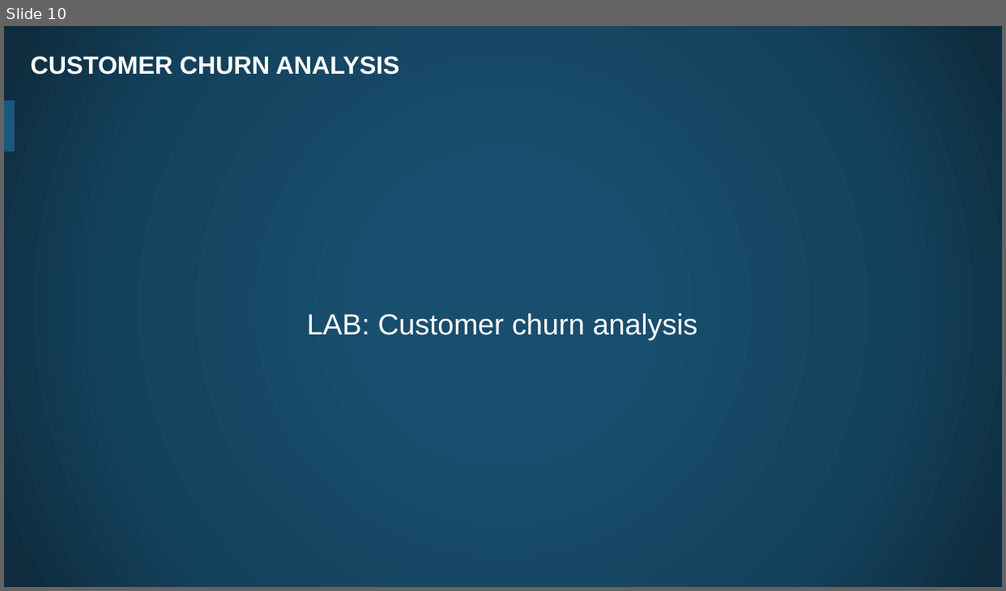
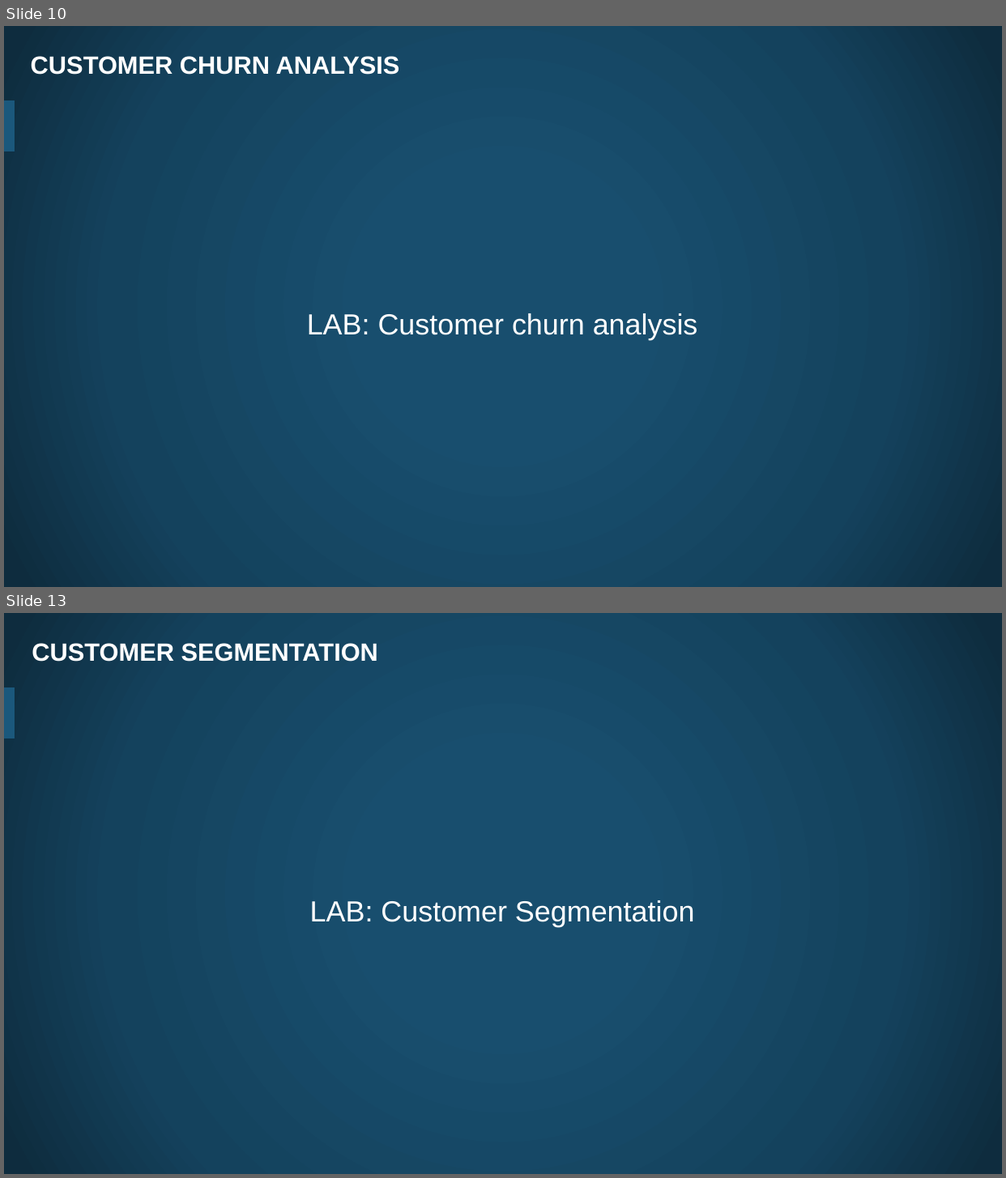
Before and after one commit to thehn/data-analytics-with-spark, a slide deck: slides/06. Spark Machine Learning - Labs Practice.pptx. Shown one above the other, each under a label of ours: slide 10 before the commit, slides 10 and 13 after it; the slides between them are not shown. The pictures are 1006x591 and 1006x1178 pixels, drawn with LibreOffice and Linux fonts; fonts in the diff are those of the drawing; background and template pictures are left out. Boxes give left, top, right and bottom in pixels: in the first picture for what was removed or moved away, otherwise in the second. Text is boxed around its words. In the diff, an @@ line names an element or a change of style, - is before the commit and + after.

```diff
--- a/slides/06. Spark Machine Learning - Labs Practice.pptx
+++ b/slides/06. Spark Machine Learning - Labs Practice.pptx
@@ slide 13 added at (4,613,1002,1174), background picture (left out); not listed: 1 template element that a slide beside it also shows @@
@@ title added at (32,643,378,662), 24 pt, text #FFFFFF, bold @@
+CUSTOMER SEGMENTATION
@@ text added at (310,901,695,927), 28 pt, text #FFFFFF @@
+LAB: Customer Segmentation
```
Also in this commit, not shown: 1 slide changed, 9 other slides added, 21 other files.
